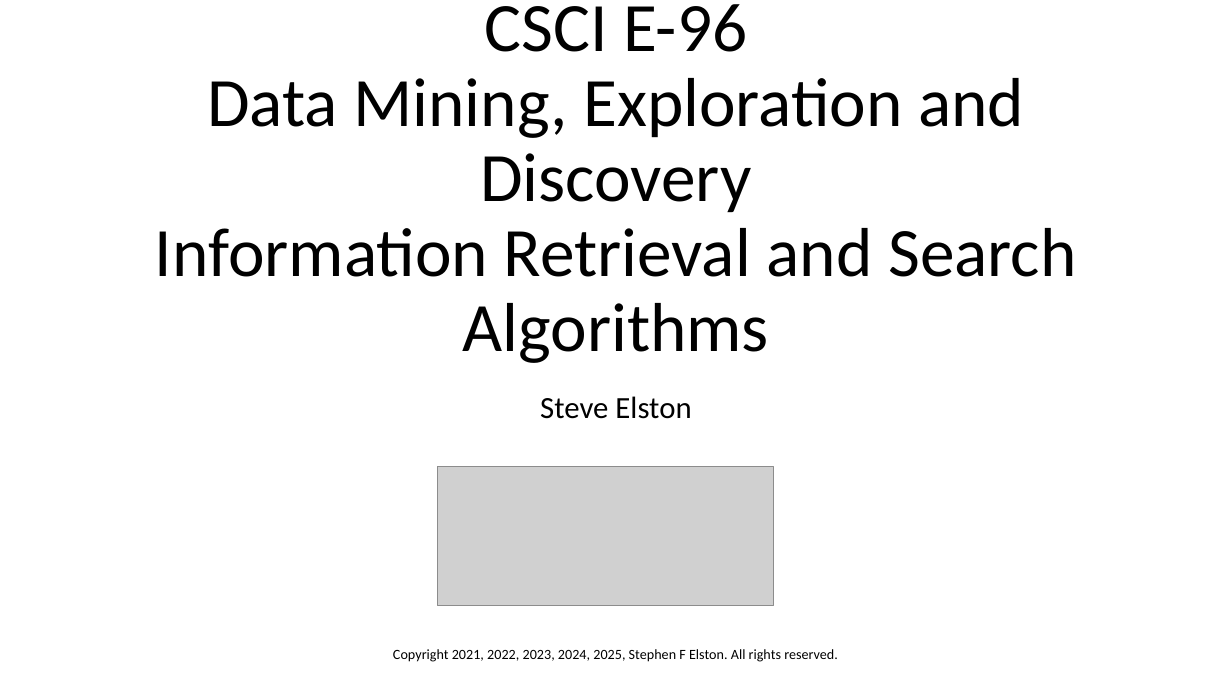
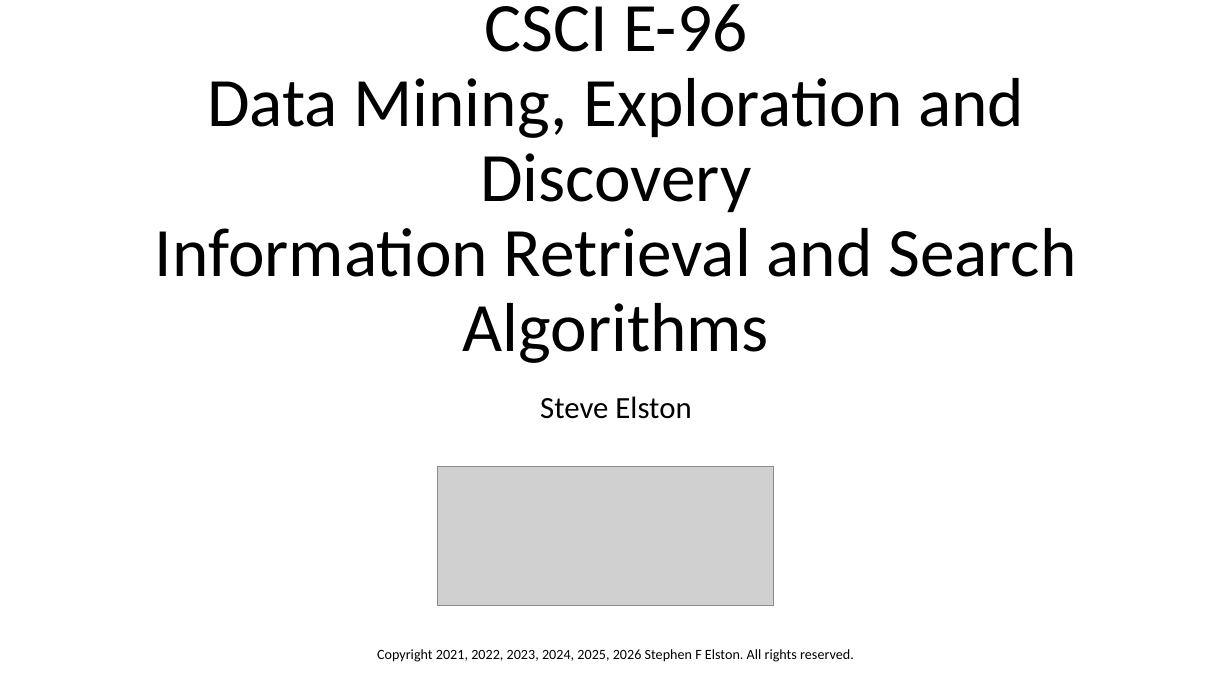
Before and after one commit to jonahneu/CSCI-E-108, a slide deck: slide 1 of slides/7_InformationRetrievalSearch.pptx. Drawn at 1232x693 pixels with LibreOffice and Linux fonts; fonts in the diff are those of the drawing; grey boxes stand for pictures. Boxes give left, top, right and bottom in pixels: in the first picture for what was removed or moved away, otherwise in the second. Text is boxed around its words. In the diff, an @@ line names an element or a change of style, - is before the commit and + after.

```diff
--- a/slides/7_InformationRetrievalSearch.pptx
+++ b/slides/7_InformationRetrievalSearch.pptx
@@ text at <box>377,649,854,662</box>: text changed @@
-Copyright 2021, 2022, 2023, 2024, 2025, Stephen F Elston. All rights reserved.
+Copyright 2021, 2022, 2023, 2024, 2025, 2026 Stephen F Elston. All rights reserved.
```
Also in this commit, not shown: 17 other slides changed, 2 slides added.
